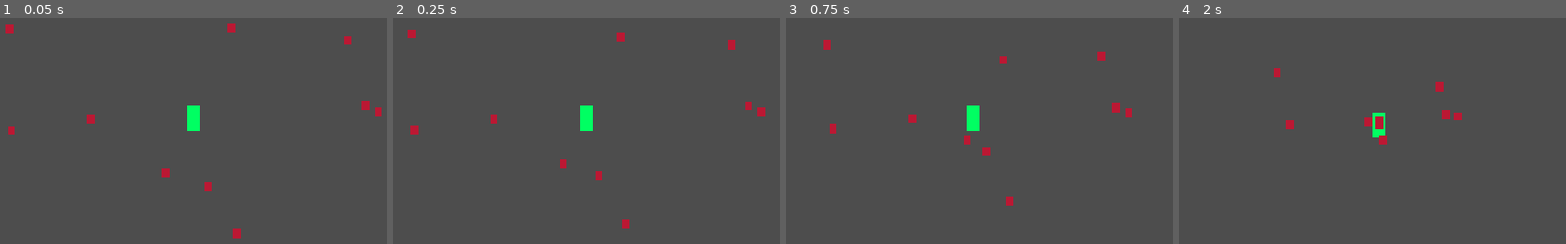
Above: before the commit, frames 1-4 (left to right).
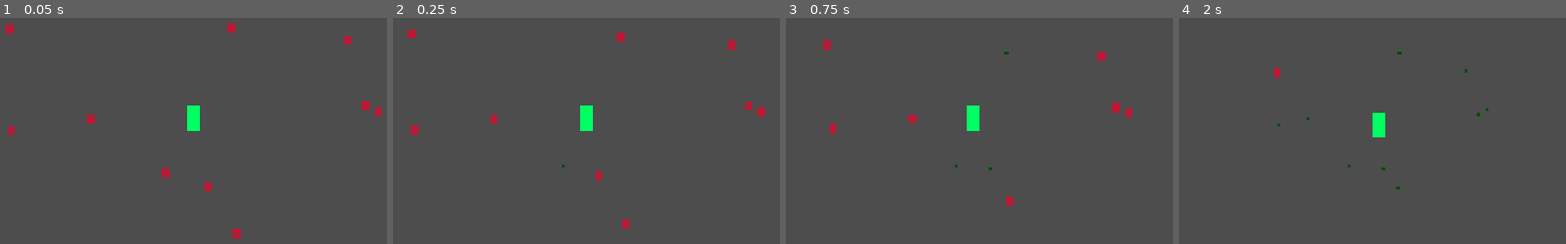
Above: after the commit, the same moments.

Repository: xuansh/my-own-godot-project
Game: Godot game, scene res://Scenes/BattleField/battle_field.tscn
Same seed, same stepped clock (60 frames per second), same inputs: the game is played once before the commit and once after it. Before the commit the project starts from res://Scenes/battle_field/battle_field.tscn.
Inputs:
- Up to frame 1 (0.05 s): no input
- Up to frame 2 (0.25 s): no input
- Up to frame 3 (0.75 s): tap A (KeyBoard-A) at 0.6 s
- Up to frame 4 (2 s): tap D (KeyBoard-D) at 0.8, 1.35 s; tap S (KeyBoard-S) at 1.55 s

Frame 1 is identical in both runs. In frame 2, less than 0.1% of the frame differs, in the area x 43-45%, y 62-67%; in frame 3, 0.2%; in frame 4, 0.7%, in the area x 25-80%, y 14-76%.

Commit message:
v0.1.0
加入Component的概念

Diff:
--- a/Autoloads/EventBus.gd
+++ b/Autoloads/EventBus.gd
@@ -1,4 +1,4 @@
-extends Node2D
+extends Node
 @warning_ignore_start("unused_signal")
 
 class EnemyDiedPayload:
--- a/Datas/enemy_data.gd
+++ b/Datas/enemy_data.gd
@@ -2,5 +2,5 @@
 extends Resource
 
 @export var max_hp : float
-@export var speed : float
+@export var max_speed : float
 @export var _exp : int
--- /dev/null
+++ b/Datas/weapon_definition.gd
@@ -0,0 +1,11 @@
+class_name WeaponDefinition
+extends Resource
+
+@export var id : StringName = &"basic_weapon"
+@export var weapon_name : String = "基础武器"
+
+@export_range(0.0, 1.0, 0.1, "攻击间隔")
+var cool_time : float
+
+@export_range(0.0, 1000.0, 1.0, "攻击伤害")
+var damage : float
--- /dev/null
+++ b/Resources/WeaponDefinitions/basic_weapon.tres
@@ -0,0 +1,9 @@
+[gd_resource type="Resource" script_class="WeaponDefinition" format=3 uid="uid://cq336u315yrvo"]
+
+[ext_resource type="Script" uid="uid://nqjbw21dch4k" path="res://Datas/weapon_definition.gd" id="1_ilclt"]
+
+[resource]
+script = ExtResource("1_ilclt")
+cool_time = 0.1
+damage = 50.0
+metadata/_custom_type_script = "uid://nqjbw21dch4k"
--- a/Resources/basic_enemy.tres
+++ b/Resources/basic_enemy.tres
@@ -5,6 +5,5 @@
 [resource]
 script = ExtResource("1_8dfxf")
 max_hp = 100.0
-speed = 80.0
-exp = 5
+max_speed = 80.0
 metadata/_custom_type_script = "uid://ditdsd0gxwhx2"
--- a/Scenes/battle_field/battle_field.gd
+++ b/Scenes/BattleField/battle_field.gd
@@ -1,6 +1,15 @@
 extends Node2D
+#  InputComponent
+# → MovementComponent
+# → TargetingComponent
+  #→ WeaponComponent
+  #→ DamageData
+  #→ HealthComponent
+  #→ Hurtbox
+  #→ 死亡信号
+  #→ EncounterController 生成经验宝石
+@onready var player: CharacterBody2D = $Player
 
-@onready var player: CharacterBody2D = $Player
 var enemy : PackedScene = preload("res://Scenes/Enemy/enemy.tscn")
 var xp_gem : PackedScene = preload("res://Scenes/XpGem/xp_gem.tscn")
 
--- /dev/null
+++ b/Scenes/BattleField/battle_field.tscn
@@ -0,0 +1,11 @@
+[gd_scene format=3 uid="uid://bmpmsx1ow1pq7"]
+
+[ext_resource type="Script" uid="uid://bral0mrogcv80" path="res://Scenes/BattleField/battle_field.gd" id="1_8r4ul"]
+[ext_resource type="PackedScene" uid="uid://by7pdbt1cwtu" path="res://Scenes/Player/player.tscn" id="2_y1e7y"]
+
+[node name="BattleField" type="Node2D" unique_id=434400165]
+script = ExtResource("1_8r4ul")
+
+[node name="Player" parent="." unique_id=1209957444 instance=ExtResource("2_y1e7y")]
+
+[node name="Camera2D" type="Camera2D" parent="." unique_id=1068462332]
--- /dev/null
+++ b/Scenes/Common/Components/movement_component.gd
@@ -0,0 +1,18 @@
+class_name MovementComponent
+extends Node
+
+var _body : Node2D
+
+@export_range(0.0, 200.0)
+var max_speed : float
+
+func setup(body : Node2D):
+	_body = body
+
+func move(dir : Vector2, delta : float):
+	var move_direction := dir.limit_length(1)
+	_body.global_position += move_direction * max_speed * delta
+
+# 设置最大移动速度
+func set_max_speed(speed : float):
+	max_speed = speed
--- /dev/null
+++ b/Scenes/Enemy/Components/target_component.gd
@@ -0,0 +1,8 @@
+class_name EnemyTargetComponent
+extends Node
+
+var player : CharacterBody2D
+
+func target_player() -> CharacterBody2D:
+	player = get_tree().get_first_node_in_group('player') as CharacterBody2D
+	return player
--- a/Scenes/Enemy/enemy.gd
+++ b/Scenes/Enemy/enemy.gd
@@ -6,6 +6,8 @@
 var player : CharacterBody2D = null
 
 @export var data : EnemyData
+@onready var enemy_target_component: EnemyTargetComponent = %EnemyTargetComponent
+@onready var movement_component: MovementComponent = %MovementComponent
 
 func _ready() -> void:
 	if data == null:
@@ -13,16 +15,18 @@
 		return
 	position.x = randi_range(-300, 300)
 	position.y = randi_range(-200, 200)
-	speed = data.speed
 	max_hp = data.max_hp
 	hp = max_hp
-	player = get_tree().get_first_node_in_group('player') as CharacterBody2D
+
+	movement_component.set_max_speed(data.max_speed)
+	movement_component.setup(self)
+	player = enemy_target_component.target_player()
 
 func _process(delta: float) -> void:
 	if player == null:
 		return
 	var dir := global_position.direction_to(player.global_position)
-	global_position += dir * speed * delta
+	movement_component.move(dir, delta)
 
 func take_damage(damage : float):
 	hp -= damage
--- a/Scenes/Enemy/enemy.tscn
+++ b/Scenes/Enemy/enemy.tscn
@@ -2,6 +2,8 @@
 
 [ext_resource type="Script" uid="uid://bkj1ps0mju0qc" path="res://Scenes/Enemy/enemy.gd" id="1_mw074"]
 [ext_resource type="Resource" uid="uid://bdas5m3rdmasi" path="res://Resources/basic_enemy.tres" id="2_nvvbs"]
+[ext_resource type="Script" uid="uid://duqncreb1vxvb" path="res://Scenes/Enemy/Components/target_component.gd" id="3_2t2r4"]
+[ext_resource type="Script" uid="uid://d0c6v6o5h7rch" path="res://Scenes/Common/Components/movement_component.gd" id="4_dmwl5"]
 
 [sub_resource type="Gradient" id="Gradient_ntch3"]
 offsets = PackedFloat32Array(0.35080644)
@@ -24,3 +26,13 @@
 
 [node name="CollisionShape2D" type="CollisionShape2D" parent="." unique_id=228671873]
 shape = SubResource("RectangleShape2D_no71r")
+
+[node name="EnemyTargetComponent" type="Node" parent="." unique_id=285219993]
+unique_name_in_owner = true
+script = ExtResource("3_2t2r4")
+metadata/_custom_type_script = "uid://duqncreb1vxvb"
+
+[node name="MovementComponent" type="Node" parent="." unique_id=1571896500]
+unique_name_in_owner = true
+script = ExtResource("4_dmwl5")
+metadata/_custom_type_script = "uid://d0c6v6o5h7rch"
--- /dev/null
+++ b/Scenes/Player/Components/input_component.gd
@@ -0,0 +1,10 @@
+class_name InputComponent
+extends Node
+
+@export var move_left : StringName = &"KeyBoard-A"
+@export var move_right : StringName = &"KeyBoard-D"
+@export var move_up : StringName = &"KeyBoard-W"
+@export var move_down : StringName = &"KeyBoard-S"
+
+func get_move_vector() -> Vector2:
+	return Input.get_vector(move_left, move_right, move_up, move_down)
--- /dev/null
+++ b/Scenes/Player/Components/weapon_component.gd
@@ -0,0 +1,26 @@
+class_name WeaponComponent
+extends Node
+
+var _body : Node2D
+var weapon_definition : WeaponDefinition
+
+func setup(body, defi : WeaponDefinition, timer : Timer):
+	weapon_definition = defi
+	_body = body
+	print(weapon_definition.cool_time)
+	timer.wait_time = weapon_definition.cool_time
+	timer.one_shot = false
+	timer.timeout.connect(attack)
+	timer.start()
+
+func attack():
+	var enemies = get_tree().get_nodes_in_group('enemy') as Array[Enemy]
+	var min_distance : float = INF
+	var closest_enemy : Enemy
+	for enemy in enemies:
+		var distance = _body.global_position.distance_squared_to(enemy.global_position)
+		if distance < min_distance:
+			min_distance = distance
+			closest_enemy = enemy
+	if closest_enemy:
+		closest_enemy.take_damage(weapon_definition.damage)
--- /dev/null
+++ b/Scenes/Player/player.gd
@@ -0,0 +1,18 @@
+extends CharacterBody2D
+
+@export var speed : float = 150.0
+@export var weapon_definition : WeaponDefinition
+
+@onready var attack_timer: Timer = $AttackTimer
+@onready var input_component : InputComponent = %InputComponent
+@onready var movement_component: MovementComponent = %MovementComponent
+@onready var weapon_component: WeaponComponent = %WeaponComponent
+
+func _ready() -> void:
+	motion_mode = CharacterBody2D.MOTION_MODE_FLOATING
+	movement_component.setup(self)
+	weapon_component.setup(self, weapon_definition, attack_timer)
+
+func _process(_delta: float) -> void:
+	var input_dir := input_component.get_move_vector()
+	movement_component.move(input_dir, _delta)
--- /dev/null
+++ b/Scenes/Player/player.tscn
@@ -0,0 +1,47 @@
+[gd_scene format=3 uid="uid://by7pdbt1cwtu"]
+
+[ext_resource type="Script" uid="uid://dy4bbqs0h37fa" path="res://Scenes/Player/player.gd" id="1_8p05u"]
+[ext_resource type="Script" uid="uid://86g2m4qi45jq" path="res://Scenes/Player/Components/input_component.gd" id="2_a3d8c"]
+[ext_resource type="Script" uid="uid://d0c6v6o5h7rch" path="res://Scenes/Common/Components/movement_component.gd" id="3_xpcdj"]
+[ext_resource type="Script" uid="uid://8e6jybvcktcr" path="res://Scenes/Player/Components/weapon_component.gd" id="4_htcer"]
+[ext_resource type="Resource" uid="uid://cq336u315yrvo" path="res://Resources/WeaponDefinitions/basic_weapon.tres" id="5_dd0ac"]
+
+[sub_resource type="RectangleShape2D" id="RectangleShape2D_6le5l"]
+size = Vector2(20, 40)
+
+[sub_resource type="Gradient" id="Gradient_f60y1"]
+offsets = PackedFloat32Array(0.16532259)
+colors = PackedColorArray(0, 1, 0.38431373, 1)
+
+[sub_resource type="GradientTexture2D" id="GradientTexture2D_no71r"]
+gradient = SubResource("Gradient_f60y1")
+fill_from = Vector2(1, 1)
+
+[node name="Player" type="CharacterBody2D" unique_id=1209957444 groups=["player"]]
+script = ExtResource("1_8p05u")
+weapon_definition = ExtResource("5_dd0ac")
+
+[node name="CollisionShape2D" type="CollisionShape2D" parent="." unique_id=1602125154]
+shape = SubResource("RectangleShape2D_6le5l")
+
+[node name="Sprite2D" type="Sprite2D" parent="." unique_id=1206638493]
+scale = Vector2(0.3125, 0.625)
+texture = SubResource("GradientTexture2D_no71r")
+
+[node name="AttackTimer" type="Timer" parent="." unique_id=88643603]
+
+[node name="InputComponent" type="Node" parent="." unique_id=1680392336]
+unique_name_in_owner = true
+script = ExtResource("2_a3d8c")
+metadata/_custom_type_script = "uid://86g2m4qi45jq"
+
+[node name="MovementComponent" type="Node" parent="." unique_id=2140841324]
+unique_name_in_owner = true
+script = ExtResource("3_xpcdj")
+max_speed = 150.0
+metadata/_custom_type_script = "uid://d0c6v6o5h7rch"
+
+[node name="WeaponComponent" type="Node" parent="." unique_id=497130471]
+unique_name_in_owner = true
+script = ExtResource("4_htcer")
+metadata/_custom_type_script = "uid://8e6jybvcktcr"
--- a/Scenes/battle_field/battle_field.tscn
+++ /dev/null
@@ -1,11 +0,0 @@
-[gd_scene format=3 uid="uid://bmpmsx1ow1pq7"]
-
-[ext_resource type="PackedScene" uid="uid://by7pdbt1cwtu" path="res://Scenes/player/player.tscn" id="1_j1til"]
-[ext_resource type="Script" uid="uid://bral0mrogcv80" path="res://Scenes/battle_field/battle_field.gd" id="1_v8q0w"]
-
-[node name="BattleField" type="Node2D" unique_id=434400165]
-script = ExtResource("1_v8q0w")
-
-[node name="Player" parent="." unique_id=1209957444 instance=ExtResource("1_j1til")]
-
-[node name="Camera2D" type="Camera2D" parent="." unique_id=1068462332]
--- a/Scenes/player/player.gd
+++ /dev/null
@@ -1,25 +0,0 @@
-extends CharacterBody2D
-
-@export var speed : float = 150.0
-@onready var attack_timer: Timer = $AttackTimer
-
-func _ready() -> void:
-	motion_mode = CharacterBody2D.MOTION_MODE_FLOATING
-	attack_timer.timeout.connect(attack)
-
-func _physics_process(_delta: float) -> void:
-	var input_dir := Input.get_vector("KeyBoard-A", "KeyBoard-D", "KeyBoard-W", "KeyBoard-S")
-	velocity = input_dir * speed
-	move_and_slide()
-
-func attack():
-	var enemies = get_tree().get_nodes_in_group('enemy') as Array[Enemy]
-	var min_distance : float = INF
-	var closest_enemy : Enemy
-	for enemy in enemies:
-		var distance = global_position.distance_squared_to(enemy.global_position)
-		if distance < min_distance:
-			min_distance = distance
-			closest_enemy = enemy
-	if closest_enemy:
-		closest_enemy.take_damage(10.0)
--- a/Scenes/player/player.tscn
+++ /dev/null
@@ -1,27 +0,0 @@
-[gd_scene format=3 uid="uid://by7pdbt1cwtu"]
-
-[ext_resource type="Script" uid="uid://dy4bbqs0h37fa" path="res://Scenes/player/player.gd" id="1_8p05u"]
-
-[sub_resource type="RectangleShape2D" id="RectangleShape2D_6le5l"]
-size = Vector2(20, 40)
-
-[sub_resource type="Gradient" id="Gradient_f60y1"]
-offsets = PackedFloat32Array(0.16532259)
-colors = PackedColorArray(0, 1, 0.38431373, 1)
-
-[sub_resource type="GradientTexture2D" id="GradientTexture2D_no71r"]
-gradient = SubResource("Gradient_f60y1")
-fill_from = Vector2(1, 1)
-
-[node name="Player" type="CharacterBody2D" unique_id=1209957444 groups=["player"]]
-script = ExtResource("1_8p05u")
-
-[node name="CollisionShape2D" type="CollisionShape2D" parent="." unique_id=1602125154]
-shape = SubResource("RectangleShape2D_6le5l")
-
-[node name="Sprite2D" type="Sprite2D" parent="." unique_id=1206638493]
-scale = Vector2(0.3125, 0.625)
-texture = SubResource("GradientTexture2D_no71r")
-
-[node name="AttackTimer" type="Timer" parent="." unique_id=88643603]
-autostart = true
--- a/project.godot
+++ b/project.godot
@@ -24,6 +24,15 @@
 
 window/stretch/mode="canvas_items"
 window/stretch/aspect="expand"
+
+[file_customization]
+
+folder_colors={
+"res://Autoloads/": "red",
+"res://Datas/": "orange",
+"res://Resources/": "yellow",
+"res://Scenes/": "green"
+}
 
 [global_group]
 
Not shown, added: Datas/weapon_definition.gd.uid
Renamed: Scenes/battle_field/battle_field.gd.uid -> Scenes/BattleField/battle_field.gd.uid
Not shown, added: Scenes/Common/Components/movement_component.gd.uid
Not shown, added: Scenes/Enemy/Components/target_component.gd.uid
Not shown, added: Scenes/Player/Components/input_component.gd.uid
Not shown, added: Scenes/Player/Components/weapon_component.gd.uid
Renamed: Scenes/player/player.gd.uid -> Scenes/Player/player.gd.uid
